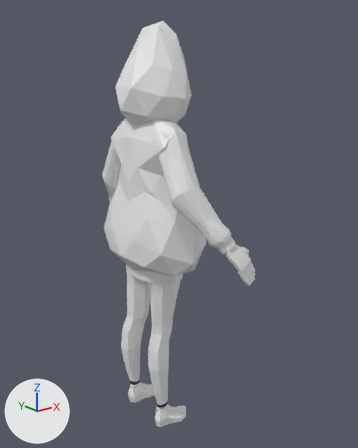
Before and after pictures for a commit that changed the Blender file assets/meshes/Player.blend.
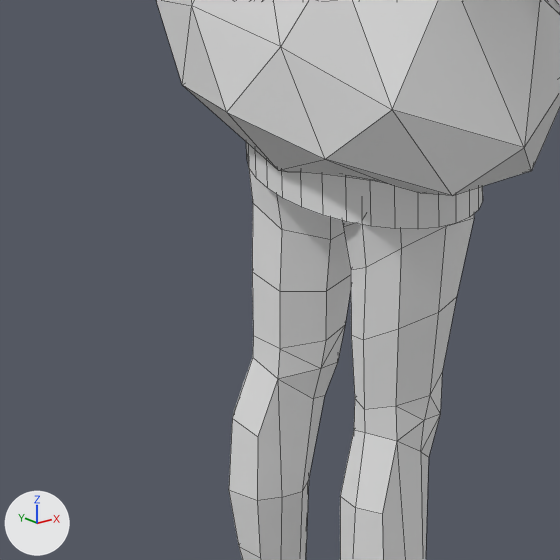
Old and new are each drawn whole from a 50 mm camera at (-2.582, -3.276, 1.363) aimed at (-0.043, -0.102, 0.094) and again close up on the part from 19% to 56% of the width and 51% to 81% of the height. Arrows for +X, +Y and +Z are at lower left; the lights stay in place. The close-ups show mesh edges as thin lines.

Objects in the first close-up: 'Character', 'Hoodie'.
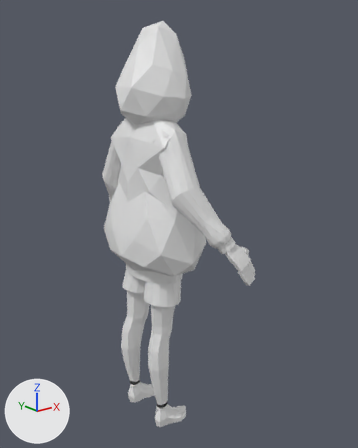
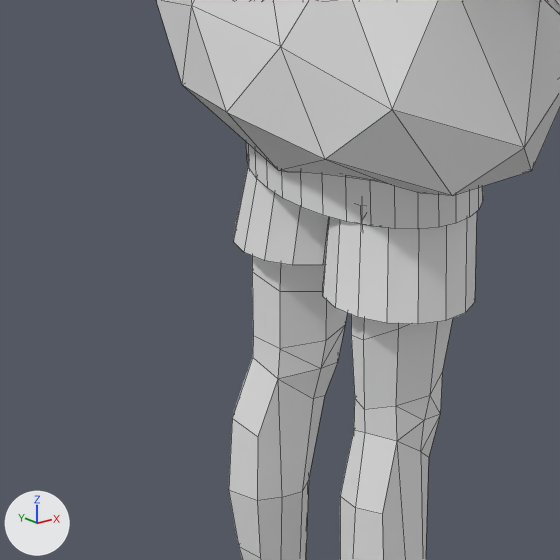
Commit message: Added a short

Location of each change, [x1, y1, x2, y2] in pixels of the close-ups (560 x 560 px):
```json
{"object": "Short", "change": "added", "after": [234, 165, 477, 324]}
```

Scene script edits in JSON lines:
```json
{"op": "add", "block": "me_cylinder_003", "code": ["me_cylinder_003 = bpy.data.meshes.new('Cylinder.003')", "me_cylinder_003.from_pydata(...)  # 128 vertices, 100 faces; spans x -0.118..0.1, y -0.339..0.126, z -0.207..0.05"]}
{"op": "add", "block": "ob_short", "code": ["ob_short = bpy.data.objects.new('Short', me_cylinder_003)", "ob_short.location = (-0.25, 0.15, -0.33)", "ob_short.scale = (1.59, 1.4, 1.0)"]}
```
